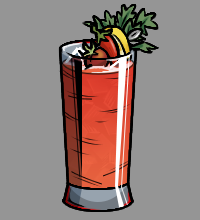
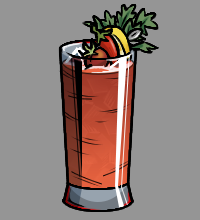
Two versions of the same layered image (200 × 220). Layer-by-layer changes:
renamed "グループ 1 のコピー 2" to "グループ 1 のコピー", painted on it over [62, 65, 134, 179]
